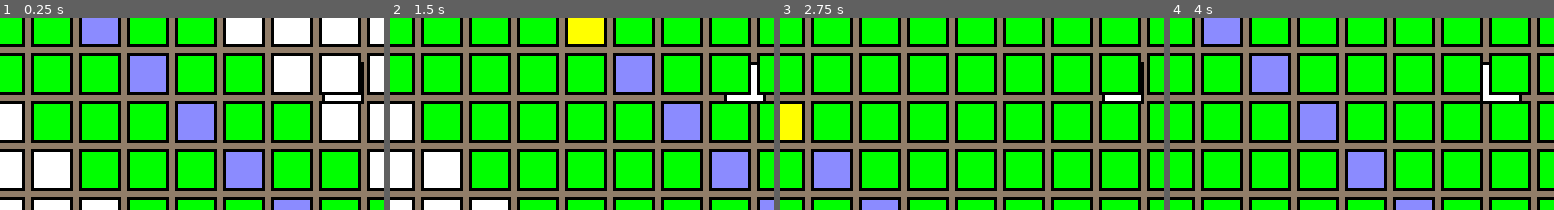
Above: before the commit, frames 1-4 (left to right).
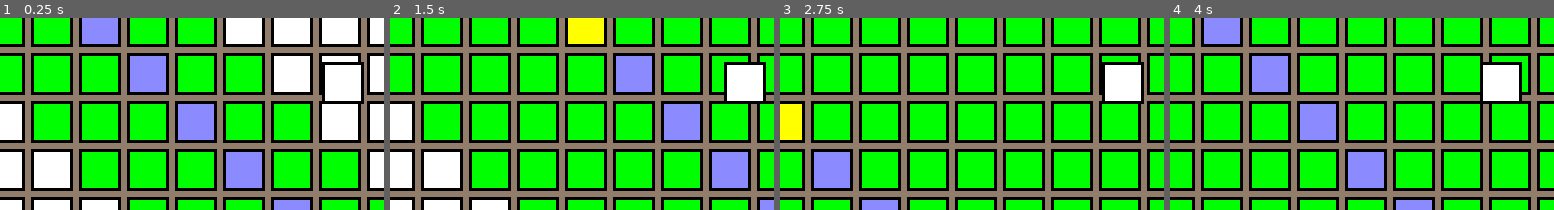
Above: after the commit, the same moments.

Repository: k4gi/gameoff2021
Game: Godot game, scene res://pathfind/PathWorld.tscn
The game is run twice, just before and just after one commit, with the same random seed, the same clock (stepped at 60 frames per second) and the same inputs. This scene is started directly instead of the project's main scene.
Inputs:
- Up to frame 1 (0.25 s): no input
- Up to frame 2 (1.5 s): no input
- Up to frame 3 (2.75 s): no input
- Up to frame 4 (4 s): no input
The pictures show only the part of the screen within x 9-59%, y 29-79%; the shares and areas given below are measured in that part.

The runs differ from the first frame. In frame 1, 0.5% of the frame differs, in the area x 83-95%, y 22-41%; in frame 2, 1.6%; in frame 3, 1.7%; in frame 4, 1.5%.

Commit message:
find path

Diff:
--- a/pathfind/PathWorld.gd
+++ b/pathfind/PathWorld.gd
@@ -2,12 +2,13 @@
 
 
 const PATH_GRID = preload("res://pathfind/path_grid.gd")
+const WALL = preload("res://pathfind/Wall.tscn")
 
 onready var Unit = $Unit
-onready var Wall = $Wall
+
 
 var test_grid
-
+var test_wall
 
 func _ready():
 	test_grid = PATH_GRID.new( get_global_position(), Vector2(256, 128), 16 )
@@ -31,8 +32,11 @@
 #	test_grid.grid[1][10].content = PATH_GRID.OBSTACLE
 	show_grid()
 	refresh_grid()
+	yield(get_tree(), "idle_frame")
+	test_wall = WALL.instance()
+	add_child(test_wall)
 	Unit.get_node("AnimationPlayer").play("zoom")
-	Wall.get_node("AnimationPlayer").play("zoom")
+	test_wall.get_node("AnimationPlayer").play("zoom")
 
 
 func _process(_delta):
--- a/pathfind/PathWorld.tscn
+++ b/pathfind/PathWorld.tscn
@@ -1,7 +1,6 @@
-[gd_scene load_steps=6 format=2]
+[gd_scene load_steps=3 format=2]
 
 [ext_resource path="res://pathfind/PathWorld.gd" type="Script" id=1]
-[ext_resource path="res://pathfind/tile.png" type="Texture" id=2]
 
 [sub_resource type="Animation" id=1]
 resource_name = "zoom"
@@ -20,25 +19,6 @@
 "values": [ Vector2( 8, 8 ), Vector2( 80, 8 ), Vector2( 80, 72 ), Vector2( 8, 72 ) ]
 }
 
-[sub_resource type="CircleShape2D" id=2]
-radius = 40.0
-
-[sub_resource type="Animation" id=3]
-resource_name = "zoom"
-loop = true
-tracks/0/type = "value"
-tracks/0/path = NodePath(".:position")
-tracks/0/interp = 1
-tracks/0/loop_wrap = true
-tracks/0/imported = false
-tracks/0/enabled = true
-tracks/0/keys = {
-"times": PoolRealArray( 0, 0.5 ),
-"transitions": PoolRealArray( 1, 1 ),
-"update": 0,
-"values": [ Vector2( 132.698, 58.8002 ), Vector2( 140.644, 58.8002 ) ]
-}
-
 [node name="PathWorld" type="Node2D"]
 script = ExtResource( 1 )
 
@@ -47,15 +27,3 @@
 
 [node name="AnimationPlayer" type="AnimationPlayer" parent="Unit"]
 anims/zoom = SubResource( 1 )
-
-[node name="Wall" type="StaticBody2D" parent="."]
-position = Vector2( 140.644, 58.8002 )
-
-[node name="CollisionShape2D" type="CollisionShape2D" parent="Wall"]
-shape = SubResource( 2 )
-
-[node name="AnimationPlayer" type="AnimationPlayer" parent="Wall"]
-anims/zoom = SubResource( 3 )
-
-[node name="Sprite" type="Sprite" parent="Wall"]
-texture = ExtResource( 2 )
--- /dev/null
+++ b/pathfind/Wall.tscn
@@ -0,0 +1,34 @@
+[gd_scene load_steps=4 format=2]
+
+[ext_resource path="res://pathfind/tile.png" type="Texture" id=1]
+
+[sub_resource type="CircleShape2D" id=1]
+radius = 40.0
+
+[sub_resource type="Animation" id=2]
+resource_name = "zoom"
+loop = true
+tracks/0/type = "value"
+tracks/0/path = NodePath(".:position")
+tracks/0/interp = 1
+tracks/0/loop_wrap = true
+tracks/0/imported = false
+tracks/0/enabled = true
+tracks/0/keys = {
+"times": PoolRealArray( 0, 0.5 ),
+"transitions": PoolRealArray( 1, 1 ),
+"update": 0,
+"values": [ Vector2( 132.698, 58.8002 ), Vector2( 140.644, 58.8002 ) ]
+}
+
+[node name="Wall" type="StaticBody2D"]
+position = Vector2( 140.644, 58.8002 )
+
+[node name="CollisionShape2D" type="CollisionShape2D" parent="."]
+shape = SubResource( 1 )
+
+[node name="AnimationPlayer" type="AnimationPlayer" parent="."]
+anims/zoom = SubResource( 2 )
+
+[node name="Sprite" type="Sprite" parent="."]
+texture = ExtResource( 1 )
--- a/pathfind/path_grid.gd
+++ b/pathfind/path_grid.gd
@@ -48,6 +48,7 @@
 
 
 func on_tile_collide(collided_node, co_ords):
+	print("hello")
 	grid[co_ords[1]][co_ords[0]].content = OBSTACLE
 
 
--- a/project.godot
+++ b/project.godot
@@ -59,7 +59,7 @@
 }
 print_screen={
 "deadzone": 0.5,
-"events": [ Object(InputEventKey,"resource_local_to_scene":false,"resource_name":"","device":0,"alt":false,"shift":false,"control":false,"meta":false,"command":false,"pressed":false,"scancode":16777255,"unicode":0,"echo":false,"script":null)
+"events": [ Object(InputEventKey,"resource_local_to_scene":false,"resource_name":"","device":0,"alt":false,"shift":false,"control":false,"meta":false,"command":false,"pressed":false,"scancode":16777255,"physical_scancode":0,"unicode":0,"echo":false,"script":null)
  ]
 }
 
